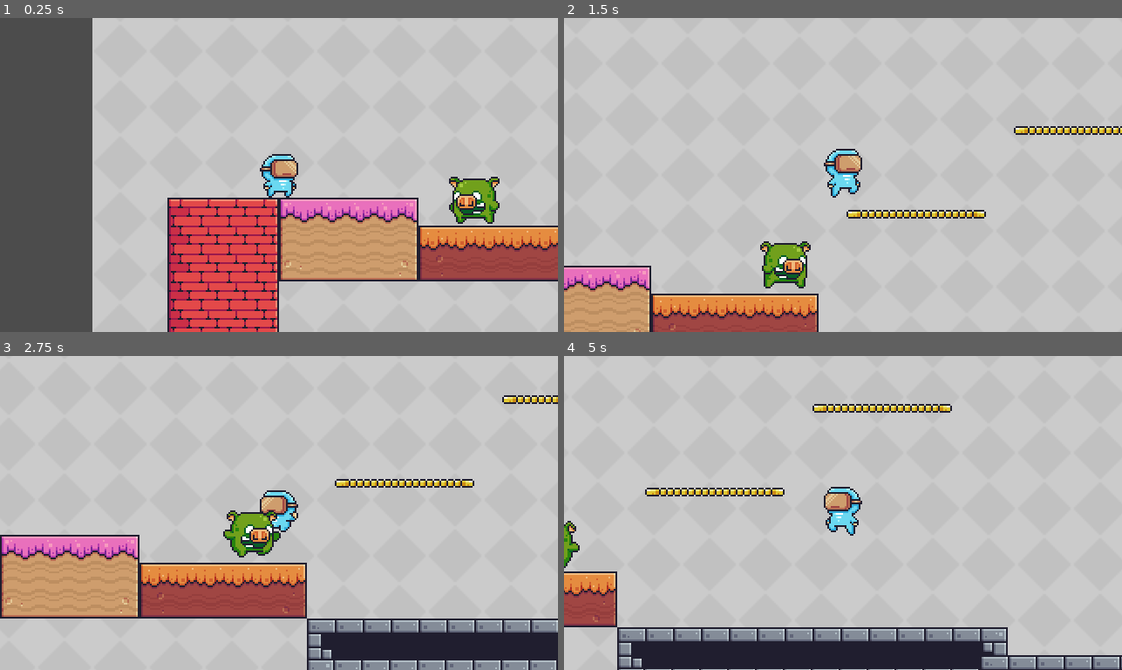
Above: before the commit, frames 1-4 (two rows, left to right).
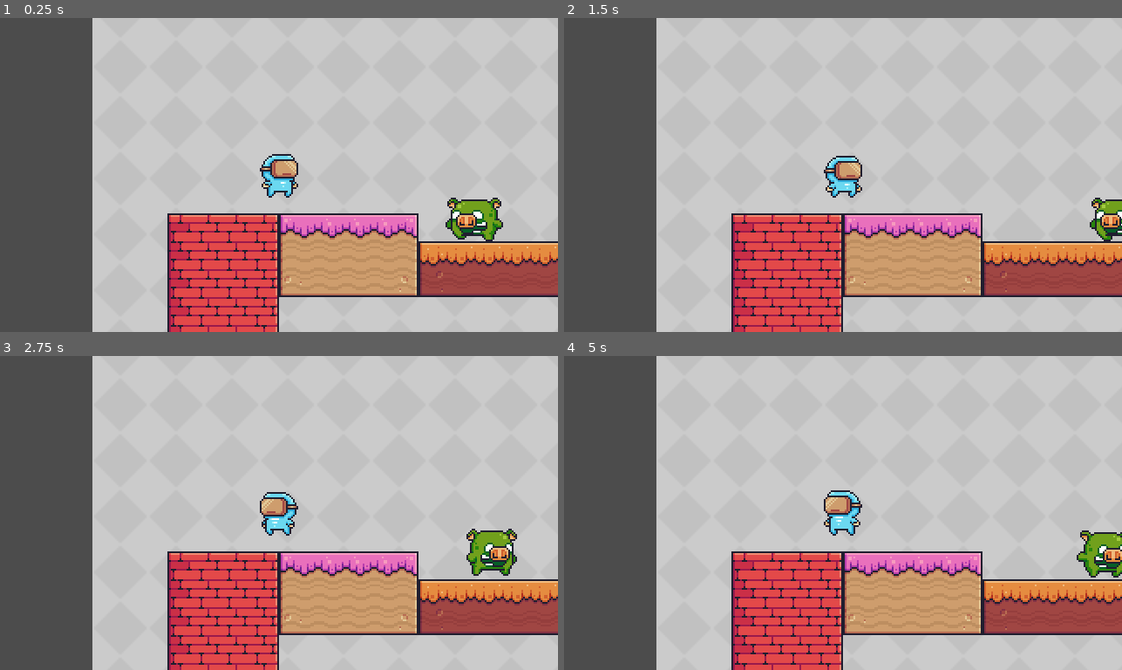
Above: after the commit, the same moments.

Repository: oucar/437-final
Game: Godot game, scene res://Levels/Level1.tscn
Same seed, same stepped clock (60 frames per second), same inputs: the game is played once before the commit and once after it.
Inputs:
- Up to frame 1 (0.25 s): no input
- Up to frame 2 (1.5 s): hold D (right) from 0.53 s (still down); tap Space (jump) at 0.6, 0.77, 1.07, 1.35 s
- Up to frame 3 (2.75 s): tap Space (jump) at 1.52, 1.82, 2.1 s; release D (right) at 2.03 s; hold A (left) from 2.03 s (still down)
- Up to frame 4 (5 s): release A (left) at 2.78 s; hold D (right) 2.78-4.28 s; tap Space (jump) at 2.85, 3.02, 3.32, 3.6, 3.77, 4.07, 4.35, 4.52, 4.82 s; hold A (left) from 4.28 s (still down)

The runs differ from the first frame. In frame 1, 15% of the frame differs, in the area x 30-100%, y 50-100%; in frame 2, 39%; in frame 3, 46%, in the area x 0-100%, y 0-100%; in frame 4, 44%.
Error after the commit: Trying to assign value of type 'Nil' to a variable of type 'Vector2'. (res://Characters/Player.gd:33)

Commit message:
player can bump into the enemies, doesn't work :)

Diff:
--- a/Characters/Enemies/AngryPig.tscn
+++ b/Characters/Enemies/AngryPig.tscn
@@ -396,6 +396,7 @@
 [node name="AnimatedSprite" type="AnimatedSprite" parent="."]
 frames = SubResource( 48 )
 animation = "walk"
+frame = 9
 playing = true
 
 [node name="CollisionShape2D" type="CollisionShape2D" parent="."]
--- a/Characters/Player.gd
+++ b/Characters/Player.gd
@@ -5,12 +5,14 @@
 onready var animation_tree = $AnimationTree
 onready var animated_sprite = $AnimatedSprite
 onready var jump_hitbox = $JumpHitbox
+onready var timer = $InvulnerabilityTimer
 
 # export will be publicly viewable in Inspector
 export(float) var MOVE_SPEED = 200;
 export(float) var jump_damage = 1
 export(float) var jump_impulse = 600
 export(float) var enemy_bounce_impulse = 400
+export(float) var knocback_speed = 75
 
 
 # turn human readable string into index
@@ -24,6 +26,23 @@
 # Generic physics process
 func _physics_process(delta):
 	var input = get_player_input()
+
+	match(current_state):
+		# normal speed
+		STATE.IDLE, STATE.RUN, STATE.JUMP, STATE.DOUBLE_JUMP:
+			velocity = normal_move(input)
+		# move slower when got hit
+		STATE.HIT:
+			velocity = hit_move()
+
+	# Vector2.UP -> Direction of UP direction (check documentation)
+	velocity = move_and_slide(velocity, Vector2.UP)
+
+	set_anim_parameters()
+	pick_next_state()
+
+# Move at the normal speed
+func normal_move(input):
 	flip_direction_handler(input)
 
 	velocity = Vector2(
@@ -31,11 +50,19 @@
 		min(velocity.y + GameSettings.GRAVITY, GameSettings.TERMINAL_VELOCITY)
 	)
 
-	# Vector2.UP -> Direction of UP direction (check documentation)
-	velocity = move_and_slide(velocity, Vector2.UP)
+# Move slower when you got hit or take any damage
+func hit_move():
+	var knocback_direction : int
 
-	set_anim_parameters()
-	pick_next_state()
+	# Player facing left, knocback to the right
+	if(animated_sprite.flip_h):
+		knocback_direction = 1
+	# Player facing right, knocback to the left
+	else:
+		knocback_direction = -1
+
+	return Vector2(knocback_speed * knocback_direction, 0)
+
 
 # Animation Tree
 func set_anim_parameters():
@@ -76,9 +103,6 @@
 		if(Input.is_action_just_pressed("jump") && (jumps < max_jumps) ):
 			self.current_state = STATE.DOUBLE_JUMP
 
-
-
-
 func get_player_input():
 	var input: Vector2
 
@@ -112,8 +136,12 @@
 
 # Get hit by an enemy
 func get_hit(damage : float):
-	self.health -= damage
-	self.current_state = STATE.HIT
+	if(timer.is_stopped()):
+		self.health -= damage
+		self.current_state = STATE.HIT
+		# start the timer to make player invicible for a second or so.
+		timer.start()
+
 
 # Call when hit finished (req for animations)
 func on_hit_finished():
--- a/Characters/Player.tscn
+++ b/Characters/Player.tscn
@@ -436,7 +436,7 @@
 position = Vector2( -16, -19 )
 frames = SubResource( 30 )
 animation = "idle"
-frame = 9
+frame = 4
 playing = true
 centered = false
 
@@ -470,4 +470,7 @@
 [node name="CollisionShape2D" type="CollisionShape2D" parent="JumpHitbox"]
 shape = SubResource( 63 )
 
+[node name="InvulnerabilityTimer" type="Timer" parent="."]
+one_shot = true
+
 [connection signal="area_shape_entered" from="JumpHitbox" to="." method="_on_JumpHitbox_area_shape_entered"]
